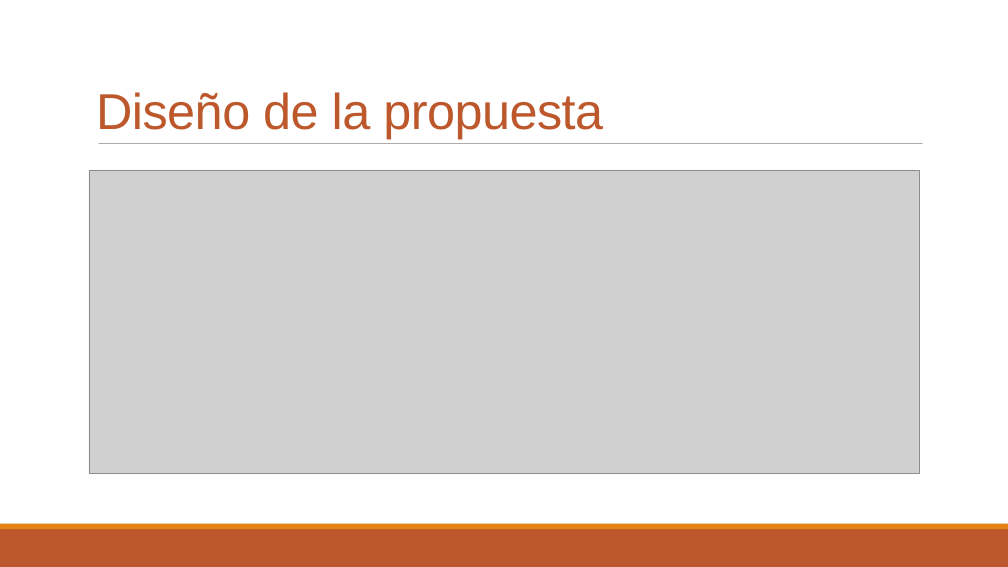
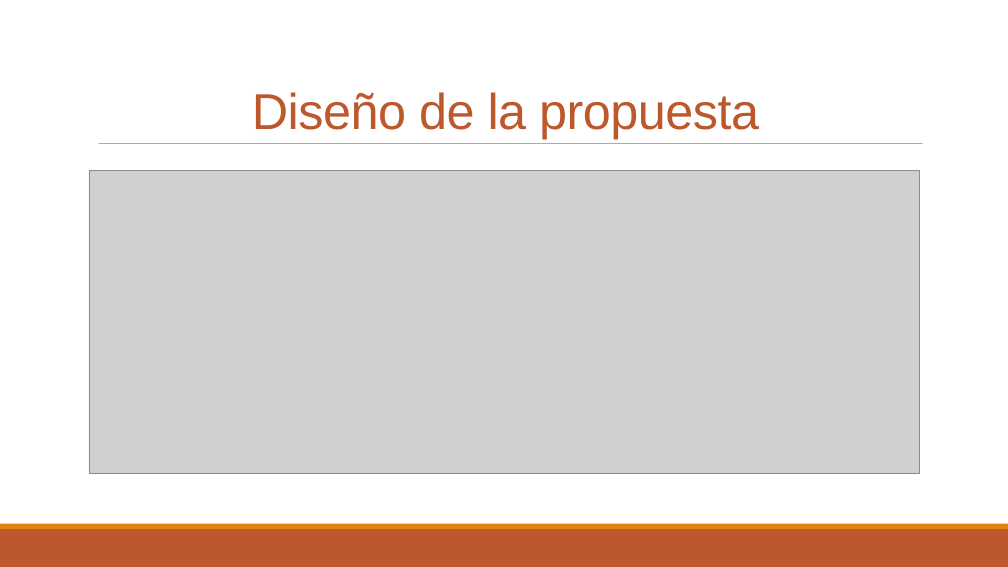
Before and after one commit to Edwinutec2017/tesisoracle-, a slide deck: slide 7 of nuevo/diapositiva_policomerce.pptx. Drawn at 1008x567 pixels with LibreOffice and Linux fonts; fonts in the diff are those of the drawing; grey boxes stand for pictures. Boxes give left, top, right and bottom in pixels: in the first picture for what was removed or moved away, otherwise in the second. Text is boxed around its words. In the diff, an @@ line names an element or a change of style, - is before the commit and + after.

```diff
--- a/nuevo/diapositiva_policomerce.pptx
+++ b/nuevo/diapositiva_policomerce.pptx
@@ text "Diseño de la propuesta" at [252, 92, 759, 139]: alignment left to centre @@
```
Also in this commit, not shown: 7 other slides changed, 1 slide added, 1 slide removed, 1 other file.
